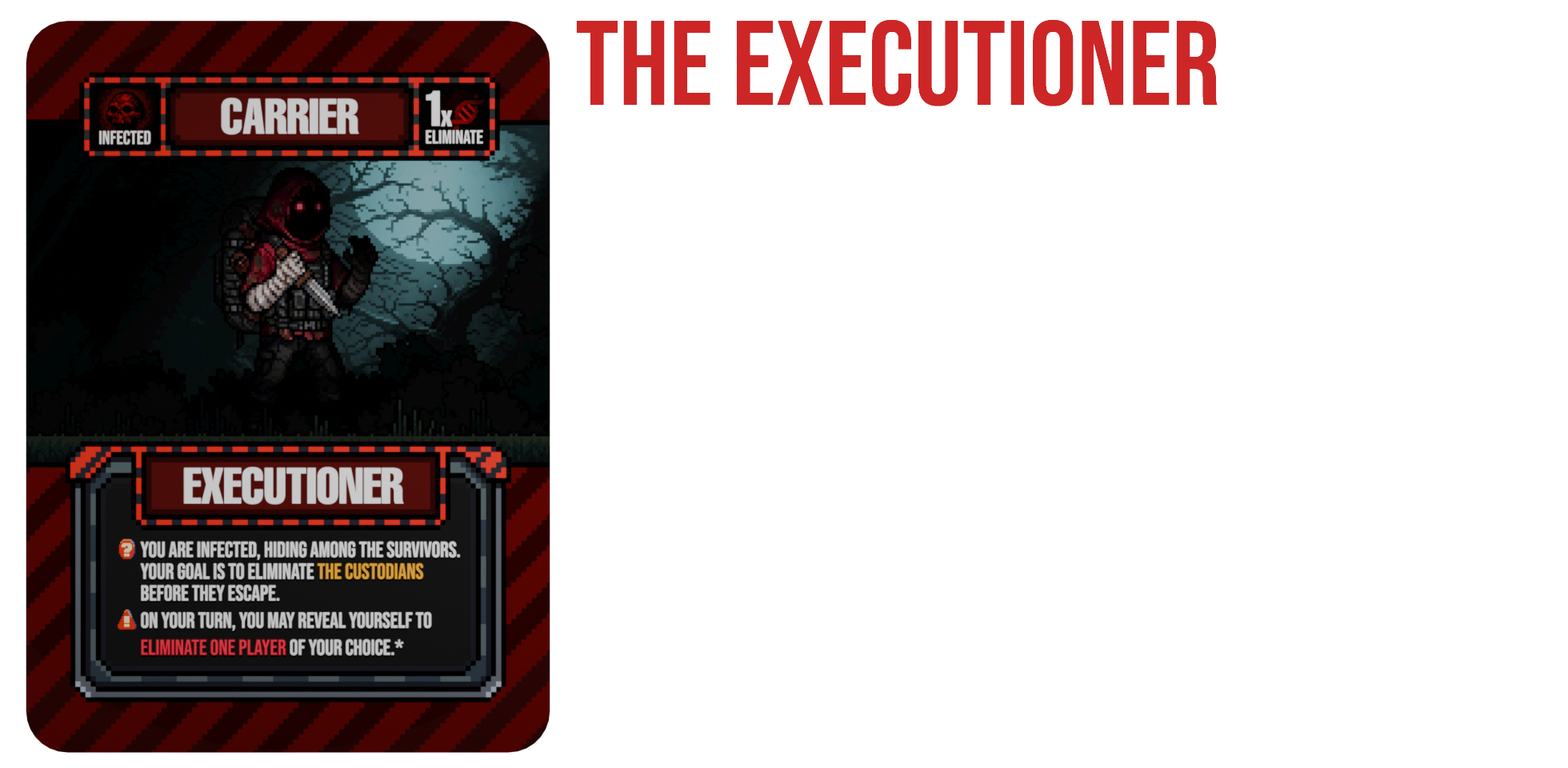
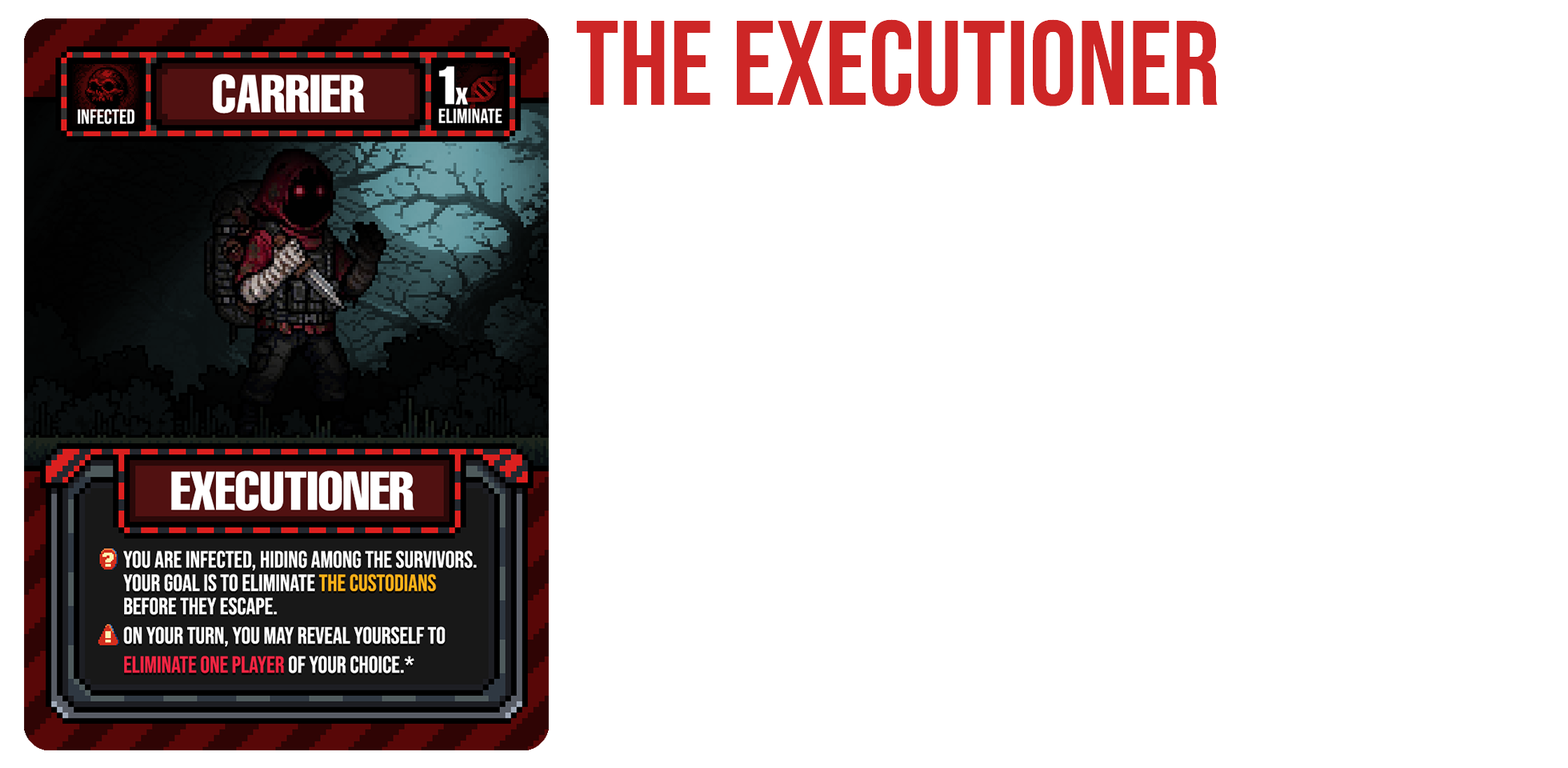
Layered file, before and after one edit (1568×768). Changes by layer:
renamed "Layer 1" to "Layer 4", painted on it over [left=24, top=18, right=551, bottom=754]